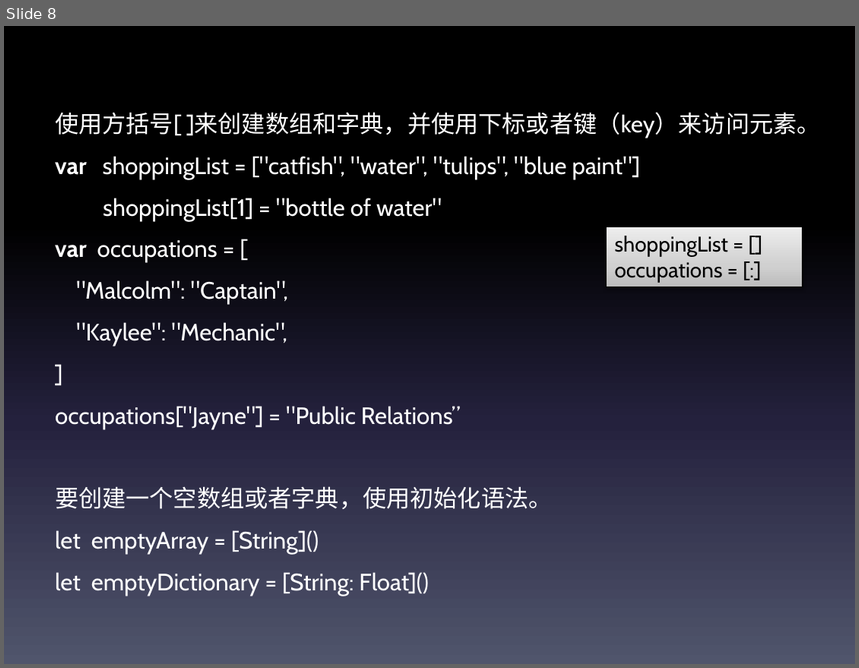
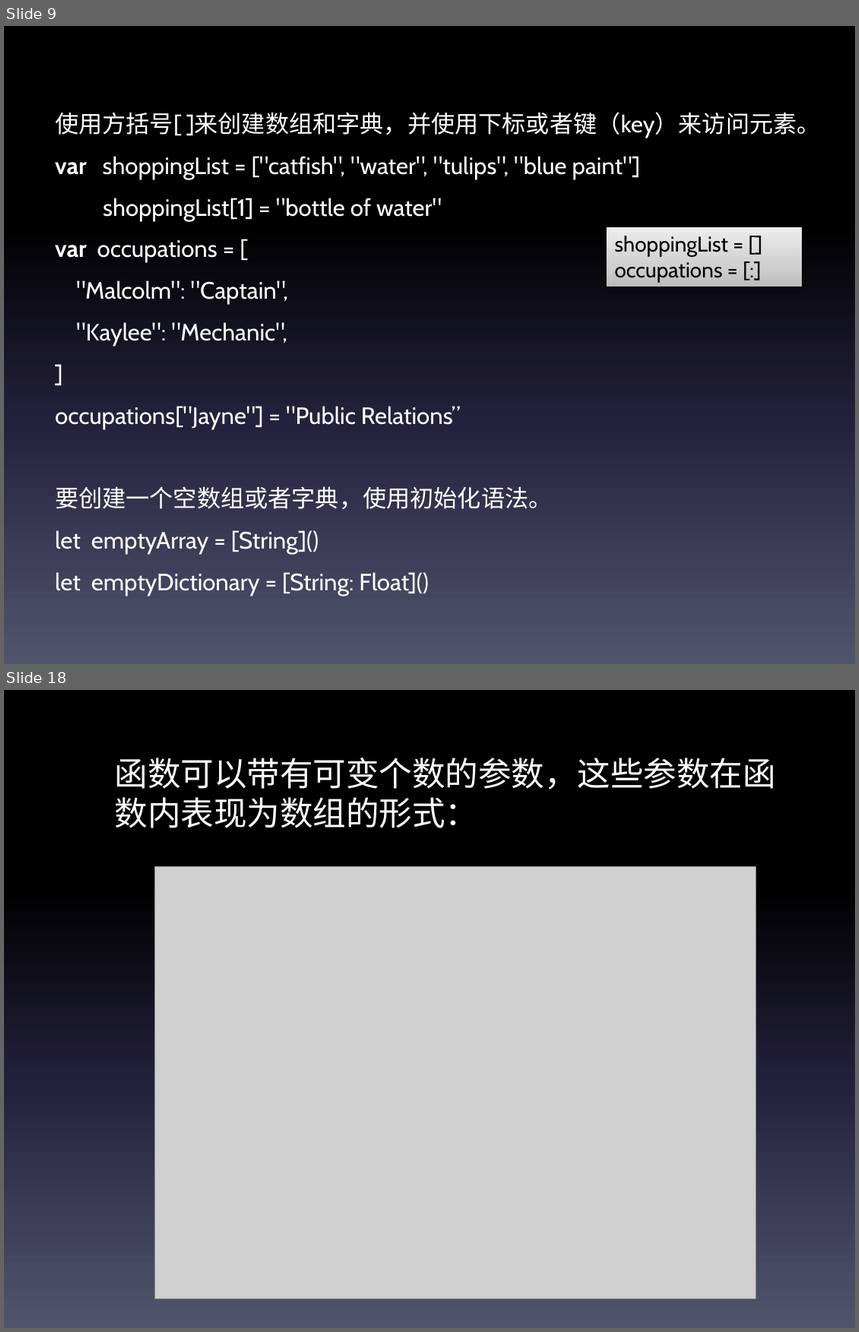
Before and after one commit to TheLittleBoy/swift-, a slide deck: swift.pptx. Shown one above the other, each under a label of ours: slide 8 before the commit, slides 9 and 18 after it; the slides between them are not shown. The pictures are 859x668 and 859x1332 pixels, drawn with LibreOffice and Linux fonts; fonts in the diff are those of the drawing; grey boxes stand for pictures. Boxes give left, top, right and bottom in pixels: in the first picture for what was removed or moved away, otherwise in the second. Text is boxed around its words. In the diff, an @@ line names an element or a change of style, - is before the commit and + after.

```diff
--- a/swift.pptx
+++ b/swift.pptx
@@ slide 18 added at [4, 690, 855, 1328], background gradient #000000 to #24213E to #51566D @@
@@ text added at [115, 758, 776, 828], 28 pt, text #FFFFFF @@
+函数可以带有可变个数的参数，这些参数在函数内表现为数组的形式：
@@ picture added at [154, 867, 756, 1300] @@
@@ what was slide 8 is now slide 9 @@
```
Also in this commit, not shown: 2 slides changed, 25 other slides added, 1 other file.
